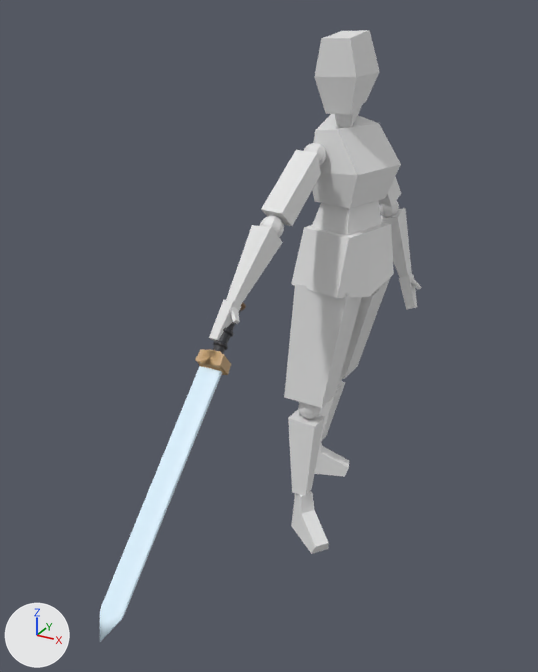
An edit to the FBX model Assets/Models/Player.fbx, drawn before and after from the same camera.
Before and after are seen from a 50 mm camera at (1.89, -3.98, 3.2) aimed at (0.16, -0.82, 1.62). The axes (+X, +Y, +Z) are drawn at lower left. The lights are the same throughout. Where no turn or scale is listed for an object, it has been applied to the vertices.

Before the edit, the objects in view are built like this:
```python
ob_cube_002 = bpy.data.objects.new('Cube.002', me_cube_003)
ob_cube_002.location = (0.219, 0.009, 2.382)
ob_cube_002.rotation_euler = (0.0, 0.0, 1.326)  # degrees (0, 0, 76)
ob_cube_003 = bpy.data.objects.new('Cube.003', me_cube_004)
ob_cube_003.location = (0.24, 0.004, 2.029)
ob_cube_003.rotation_euler = (0.0, 0.0, 1.326)  # degrees (0, 0, 76)
ob_cube_004 = bpy.data.objects.new('Cube.004', me_cube_005)
ob_cube_004.location = (0.21, 0.011, 1.84)
ob_cube_004.rotation_euler = (0.0, 0.0, 1.326)  # degrees (0, 0, 76)
ob_cube_005 = bpy.data.objects.new('Cube.005', me_cube_006)
ob_cube_005.location = (0.289, 0.166, 1.681)
ob_cube_005.rotation_euler = (0.175, -0.0246, 1.537)  # degrees (10, -1.4, 88)
ob_cube_010 = bpy.data.objects.new('Cube.010', me_cube_011)
ob_cube_010.location = (0.465, 0.494, 1.561)
ob_cube_010.rotation_euler = (-0.428, 0.268, 1.331)  # degrees (-25, 15, 76)
ob_cube_013 = bpy.data.objects.new('Cube.013', me_cube_014)
ob_cube_013.location = (0.019, -0.687, 2.034)
ob_cube_013.rotation_euler = (-0.191, 0.587, 1.167)  # degrees (-11, 34, 67)
ob_cube_017 = bpy.data.objects.new('Cube.017', me_cube_018)
ob_cube_017.location = (0.098, -0.248, 0.712)
ob_cube_017.rotation_euler = (-0.0457, 0.0455, 1.591)  # degrees (-2.6, 2.6, 91)
ob_cube_018 = bpy.data.objects.new('Cube.018', me_cube_019)
ob_cube_018.location = (0.136, -0.302, 0.23)
ob_cube_018.rotation_euler = (0.0000563, 0.000112, 0.974)  # degrees (0, 0, 56)
ob_sphere_003 = bpy.data.objects.new('Sphere.003', me_sphere_004)
ob_sphere_003.location = (0.115, -0.224, 2.467)
ob_sphere_003.rotation_euler = (-0.0137, 0.726, 1.317)  # degrees (-0.8, 42, 75)
# also in view: 'Cylinder' at (0.02, -1.5, 1.24); 'Cube.009' at (0.37, 0.49, 1.81); 'Cube.016' at (0.17, -0.15, 1.33); 'Cube.007' at (-0.01, 0.37, 0.18); 'Cube' at (0.2, -0.01, 2.88)
```
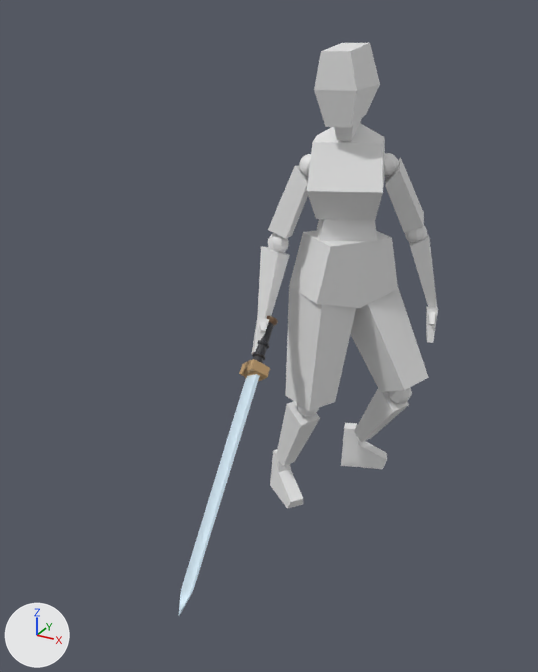
What changed in the scene script:
```text
Change ob_cube_005:
    ob_cube_005.location: (0.289, 0.166, 1.681) -> (0.297, 0.134, 1.682)
    ob_cube_005.rotation_euler: (0.175, -0.0246, 1.537) -> (-0.493, -0.13, 1.095)  # degrees (10, -1.4, 88) -> degrees (-28, -7.4, 63)
Change ob_cube_017:
    ob_cube_017.location: (0.098, -0.248, 0.712) -> (-0.022, -0.09, 0.688)
    ob_cube_017.rotation_euler: (-0.0457, 0.0455, 1.591) -> (0.372, -0.0671, 1.047)  # degrees (-2.6, 2.6, 91) -> degrees (21, -3.8, 60)
Change ob_cube_006:
    ob_cube_006.location: (0.002, 0.289, 0.732) -> (0.472, 0.226, 0.797)
    ob_cube_006.rotation_euler: (0.175, -0.0246, 1.537) -> (0.549, 0.0176, 1.197)  # degrees (10, -1.4, 88) -> degrees (31, 1, 69)
Change ob_cube_003:
    ob_cube_003.location: (0.24, 0.004, 2.029) -> (0.233, -0.005, 1.974)
    ob_cube_003.rotation_euler: (0.0, 0.0, 1.326) -> (0.0, 0.0, 0.506)  # degrees (0, 0, 76) -> degrees (0, 0, 29)
Change ob_cube_013:
    ob_cube_013.location: (0.019, -0.687, 2.034) -> (-0.131, -0.264, 1.787)
    ob_cube_013.rotation_euler: (-0.191, 0.587, 1.167) -> (-0.329, -0.152, 0.0206)  # degrees (-11, 34, 67) -> degrees (-19, -8.7, 1.2)
Change ob_sphere:
    ob_sphere.location: (0.065, 0.263, 0.904) -> (0.579, 0.165, 0.935)
Change ob_cylinder:
    ob_cylinder.location: (-0.004, -0.922, 1.734) -> (-0.088, -0.401, 1.438)
    ob_cylinder.rotation_euler: (2.281, 0.0, 0.0484) -> (2.398, -0.582, -0.376)  # degrees (131, 0, 2.8) -> degrees (137, -33, -22)
Change ob_cube_004:
    ob_cube_004.location: (0.21, 0.011, 1.84) -> (0.212, 0.015, 1.785)
    ob_cube_004.rotation_euler: (0.0, 0.0, 1.326) -> (0.0, 0.0, 0.955)  # degrees (0, 0, 76) -> degrees (0, 0, 55)
Change ob_cube_016:
    ob_cube_016.location: (0.222, -0.119, 1.696) -> (0.165, -0.12, 1.645)
    ob_cube_016.rotation_euler: (0.0238, 0.035, 1.584) -> (-0.0376, -0.0143, 1.097)  # degrees (1.4, 2, 91) -> degrees (-2.2, -0.8, 63)
Change ob_sphere_003:
    ob_sphere_003.location: (0.115, -0.224, 2.467) -> (0.027, -0.093, 2.377)
Change ob_cube_018:
    ob_cube_018.location: (0.136, -0.302, 0.23) -> (-0.211, 0.031, 0.239)
Change ob_cube_008:
    ob_cube_008.location: (0.256, 0.344, 2.337) -> (0.484, 0.146, 2.274)
    ob_cube_008.rotation_euler: (0.0, -0.52, 1.326) -> (0.327, -0.329, 0.215)  # degrees (0, -30, 76) -> degrees (19, -19, 12)
Change ob_cube_009:
    ob_cube_009.location: (0.357, 0.504, 1.901) -> (0.634, 0.247, 1.83)
    ob_cube_009.rotation_euler: (-0.281, 0.0771, 1.386) -> (-0.131, -0.0967, 0.373)  # degrees (-16, 4.4, 79) -> degrees (-7.5, -5.5, 21)
Change ob_sphere_004:
    ob_sphere_004.location: (0.038, -0.57, 2.13) -> (-0.111, -0.217, 1.93)
Change ob_cube_007:
    ob_cube_007.location: (-0.101, 0.335, 0.255) -> (0.178, 0.358, 0.396)
Change ob_cube_012:
    ob_cube_012.location: (0.087, -0.341, 2.375) -> (-0.037, -0.131, 2.246)
    ob_cube_012.rotation_euler: (-0.0137, 0.726, 1.317) -> (-0.172, 0.288, 0.19)  # degrees (-0.8, 42, 75) -> degrees (-10, 17, 11)
Change ob_cube:
    ob_cube.location: (0.205, -0.056, 2.878) -> (0.237, -0.124, 2.819)
Change ob_sphere_002:
    ob_sphere_002.location: (0.311, 0.481, 2.045) -> (0.575, 0.245, 1.971)
Change ob_cube_002:
    ob_cube_002.location: (0.219, 0.009, 2.382) -> (0.233, -0.025, 2.325)
    ob_cube_002.rotation_euler: (0.0, 0.0, 1.326) -> (0.202, -0.0205, 0.325)  # degrees (0, 0, 76) -> degrees (12, -1.2, 19)
Change ob_cube_015:
    ob_cube_015.location: (0.043, -0.963, 1.766) -> (-0.084, -0.453, 1.484)
    ob_cube_015.rotation_euler: (-0.193, 0.604, 1.163) -> (-0.671, 0.202, 0.58)  # degrees (-11, 35, 67) -> degrees (-38, 12, 33)
Change ob_sphere_005:
    ob_sphere_005.location: (0.121, -0.22, 0.894) -> (0.066, -0.13, 0.846)
Change ob_cube_010:
    ob_cube_010.location: (0.465, 0.494, 1.561) -> (0.721, 0.22, 1.484)
    ob_cube_010.rotation_euler: (-0.428, 0.268, 1.331) -> (-0.269, 0.1, 0.349)  # degrees (-25, 15, 76) -> degrees (-15, 5.7, 20)
```

Pixel boxes (x1, y1, x2, y2) of what changed, in the pictures (538 x 672 px):
'Cylinder', moved, turned: before (100, 303, 246, 642); after (179, 316, 278, 616)
'Cube.002', moved, turned: before (312, 114, 401, 209); after (307, 123, 385, 220)
'Cube.004', moved, turned: before (291, 222, 394, 298); after (289, 230, 398, 308)
'Cube.016', moved, turned: before (284, 284, 362, 408); after (285, 287, 356, 411)
'Cube.005', moved, turned: before (340, 278, 390, 379); after (351, 288, 429, 392)
'Cube', moved: before (314, 30, 380, 114); after (314, 43, 380, 128)
'Cube.013', moved, turned: before (226, 225, 283, 306); after (257, 246, 290, 320)
'Cube.012', moved, turned: before (261, 150, 321, 226); after (268, 166, 308, 238)
'Cube.017', moved, turned: before (288, 410, 324, 496); after (276, 401, 320, 466)
'Cube.018', moved: before (291, 491, 329, 554); after (270, 449, 303, 509)
'Cube.003', moved, turned: before (311, 201, 382, 236); after (317, 219, 378, 241)
'Cube.009', moved, turned: before (381, 208, 412, 277); after (409, 234, 437, 308)
'Cube.007', moved: before (314, 442, 349, 477); after (341, 423, 387, 469)
'Cube.006', moved, turned: before (319, 381, 345, 442); after (354, 389, 409, 442)
'Cube.008', moved, turned: before (378, 176, 401, 206); after (385, 157, 424, 233)
'Cube.015', moved, turned: before (209, 300, 241, 341); after (251, 317, 269, 355)
'Cube.010', moved, turned: before (399, 275, 421, 310); after (426, 306, 438, 343)
'Sphere.004', moved: before (260, 215, 284, 237); after (268, 233, 289, 253)
'Sphere.002', moved: before (379, 200, 399, 217); after (405, 226, 427, 243)
'Sphere.003', moved: before (303, 143, 326, 165); after (299, 154, 311, 177)
'Sphere.005', moved: before (298, 402, 321, 419); after (297, 403, 319, 417)
'Sphere', moved: before (339, 377, 343, 382); after (388, 388, 412, 404)
